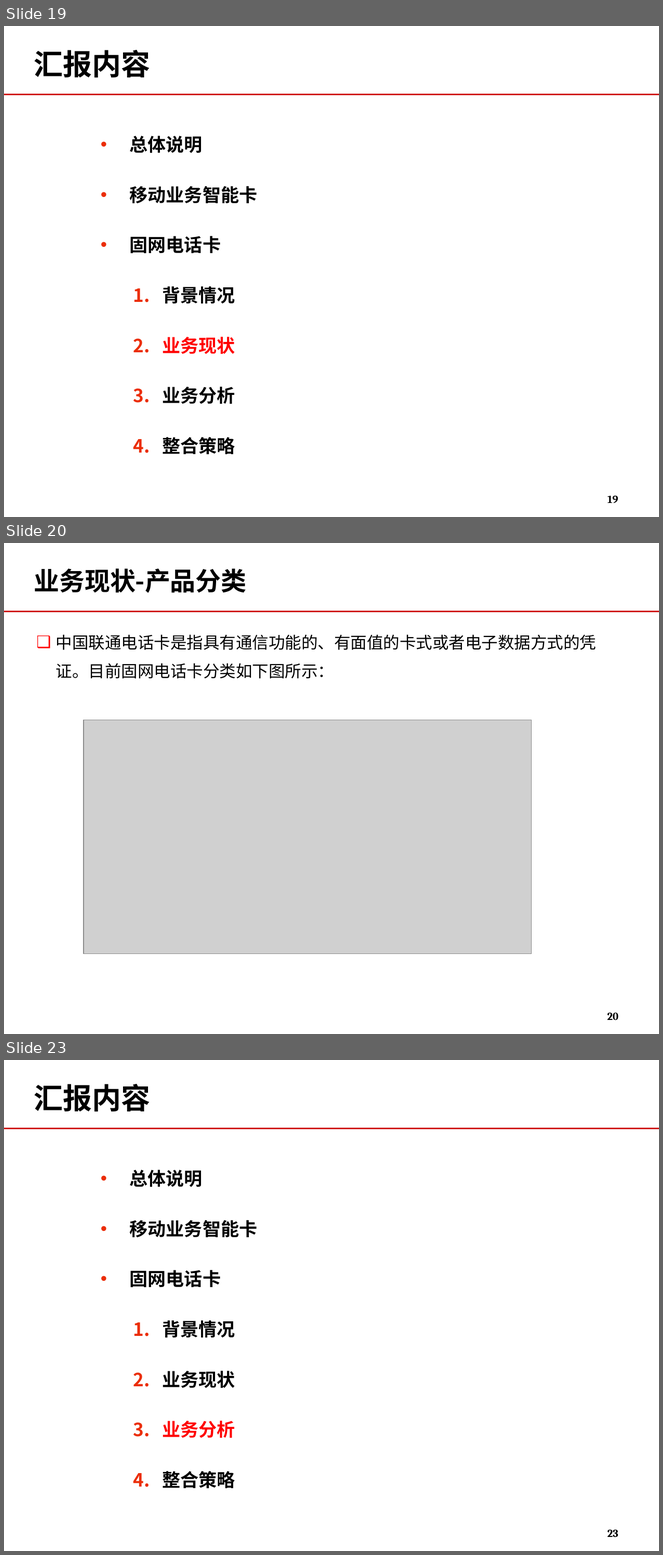
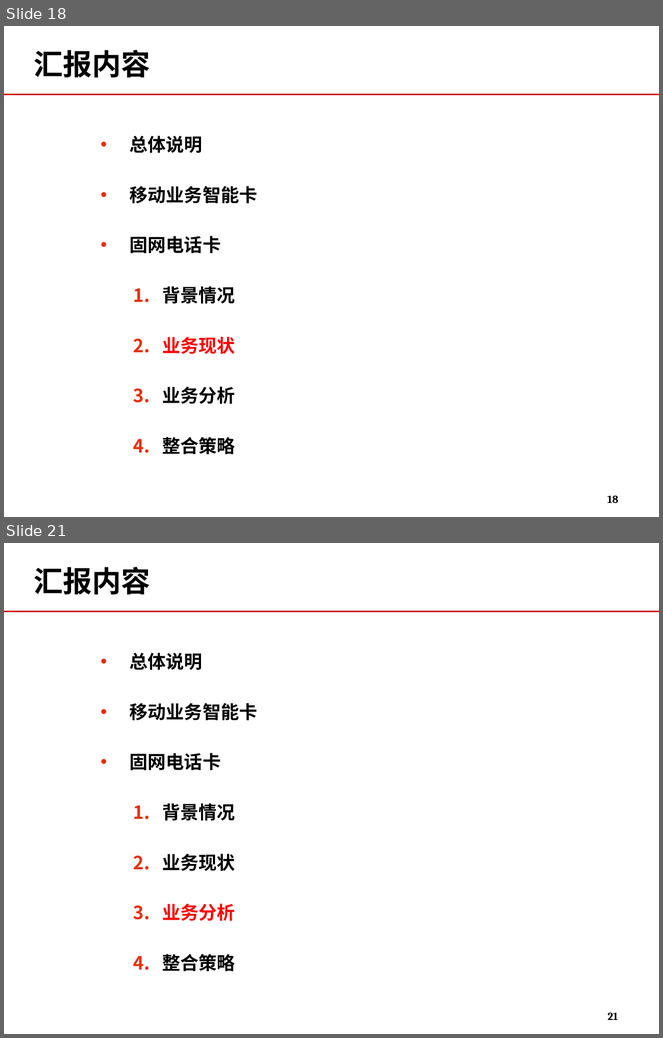
Before and after one commit to momo1101/unicardsrch, a slide deck: 软课题文本/软课题-中国联通电信卡业务及策略研究.ppt. Shown one above the other, each under a label of ours: slides 19, 20 and 23 before the commit, slides 18 and 21 after it; the slides between them are not shown. The pictures are 663x1555 and 663x1038 pixels, drawn with LibreOffice and Linux fonts; fonts in the diff are those of the drawing; grey boxes stand for pictures; background and template pictures are left out. Boxes give left, top, right and bottom in pixels: in the first picture for what was removed or moved away, otherwise in the second. Text is boxed around its words. In the diff, an @@ line names an element or a change of style, - is before the commit and + after.

```diff
--- a/软课题文本/软课题-中国联通电信卡业务及策略研究.ppt
+++ b/软课题文本/软课题-中国联通电信卡业务及策略研究.ppt
@@ slide 20 removed at (4, 543, 659, 1034), background #FFFFFF; not listed: 1 template element that a slide beside it also shows @@
@@ title removed at (34, 568, 247, 593) @@
-业务现状-产品分类
@@ text removed at (56, 635, 597, 679) @@
-❑ 中国联通电话卡是指具有通信功能的、有面值的卡式或者电子数据方式的凭证。目前固网电话卡分类如下图所示：
@@ picture removed at (84, 720, 532, 954) @@
@@ page number removed at (607, 1013, 619, 1020) @@
-20
@@ what was slide 19 is now slide 18 @@
@@ page number at (608, 496, 619, 503): text changed @@
-19
+18
@@ what was slide 23 is now slide 21 @@
@@ page number at (608, 1013, 618, 1020): text changed @@
-23
+21
```
Also in this commit, not shown: 7 slides changed, 1 slide added, 3 other slides removed.
